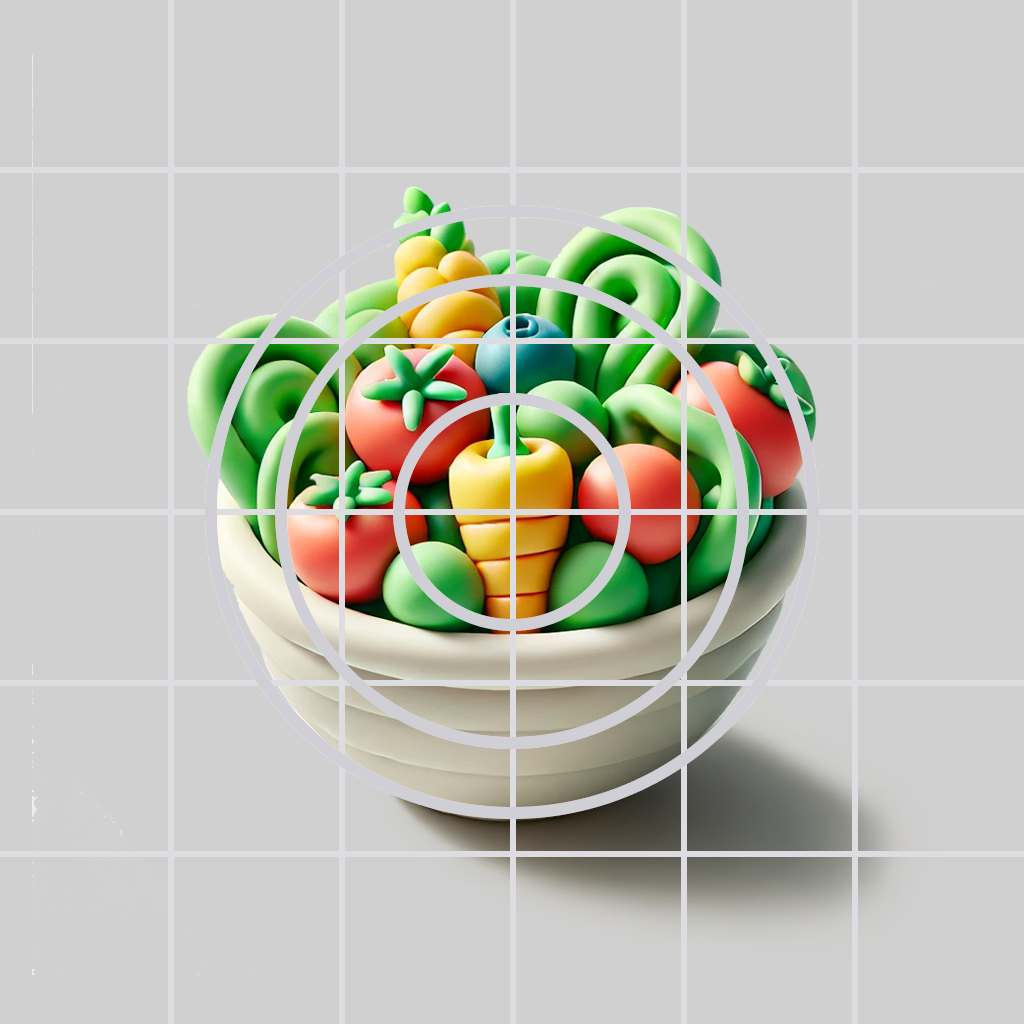
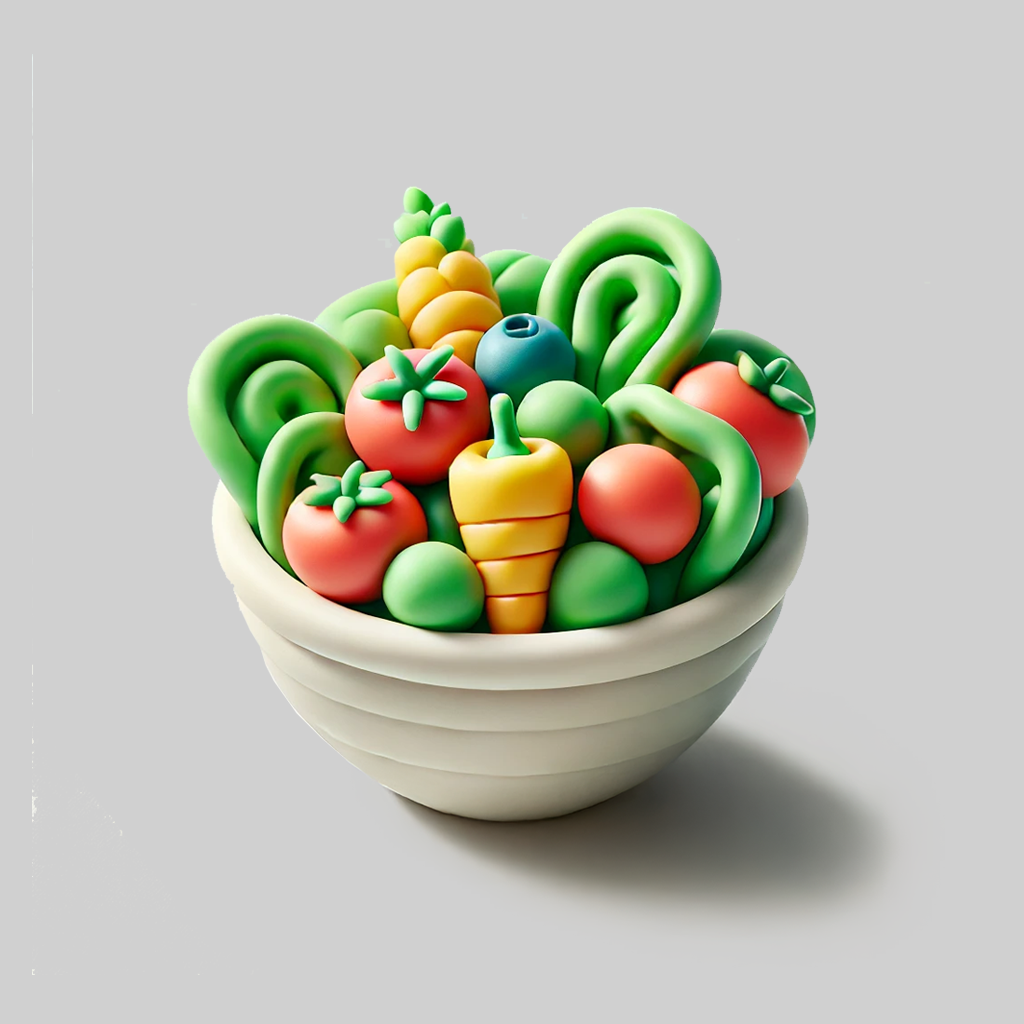
Layer changes from the first 1024px x 1024px image to the second:
renamed "Layer 7" to "Grid", hid it over box(0, 0, 1024, 1024)
